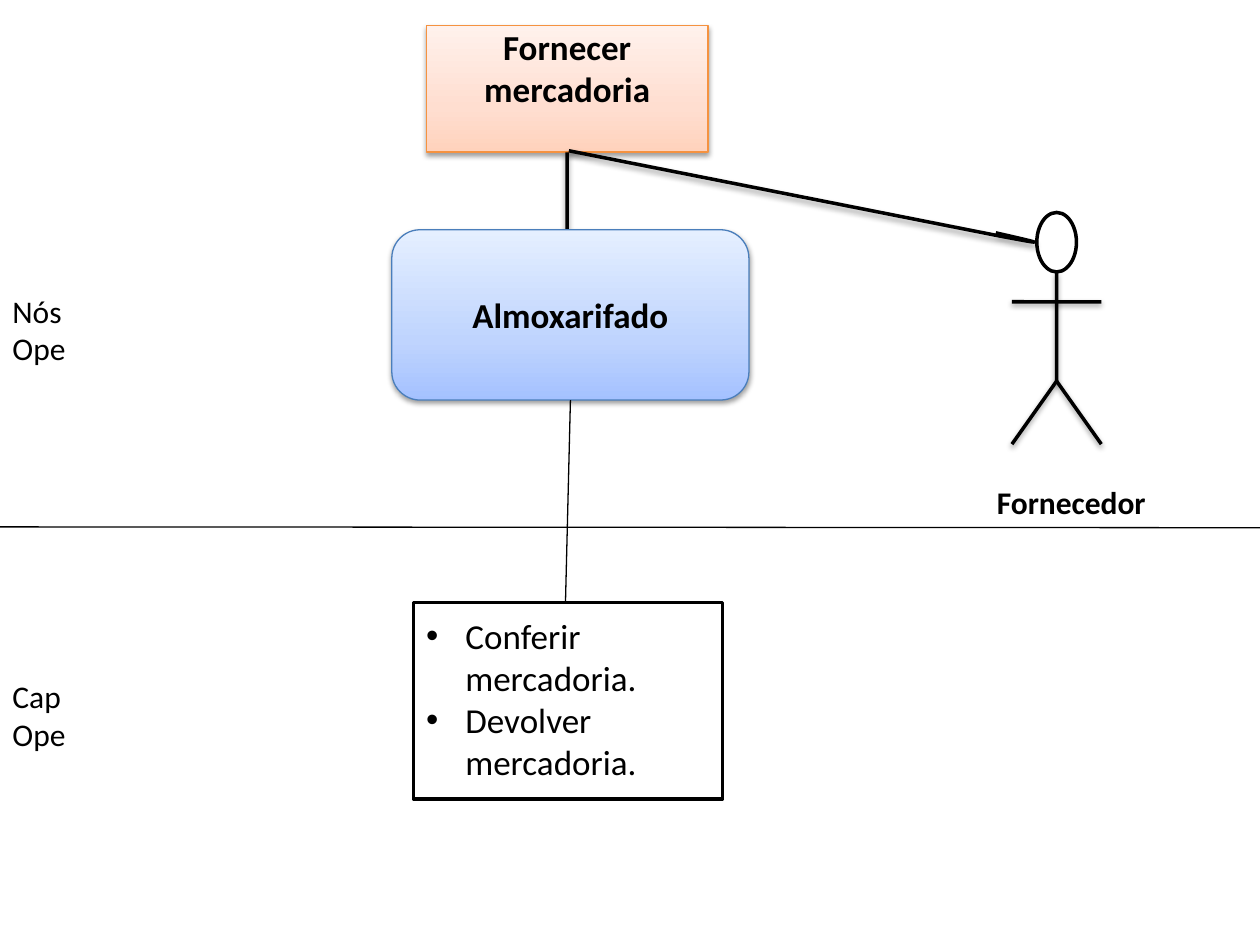
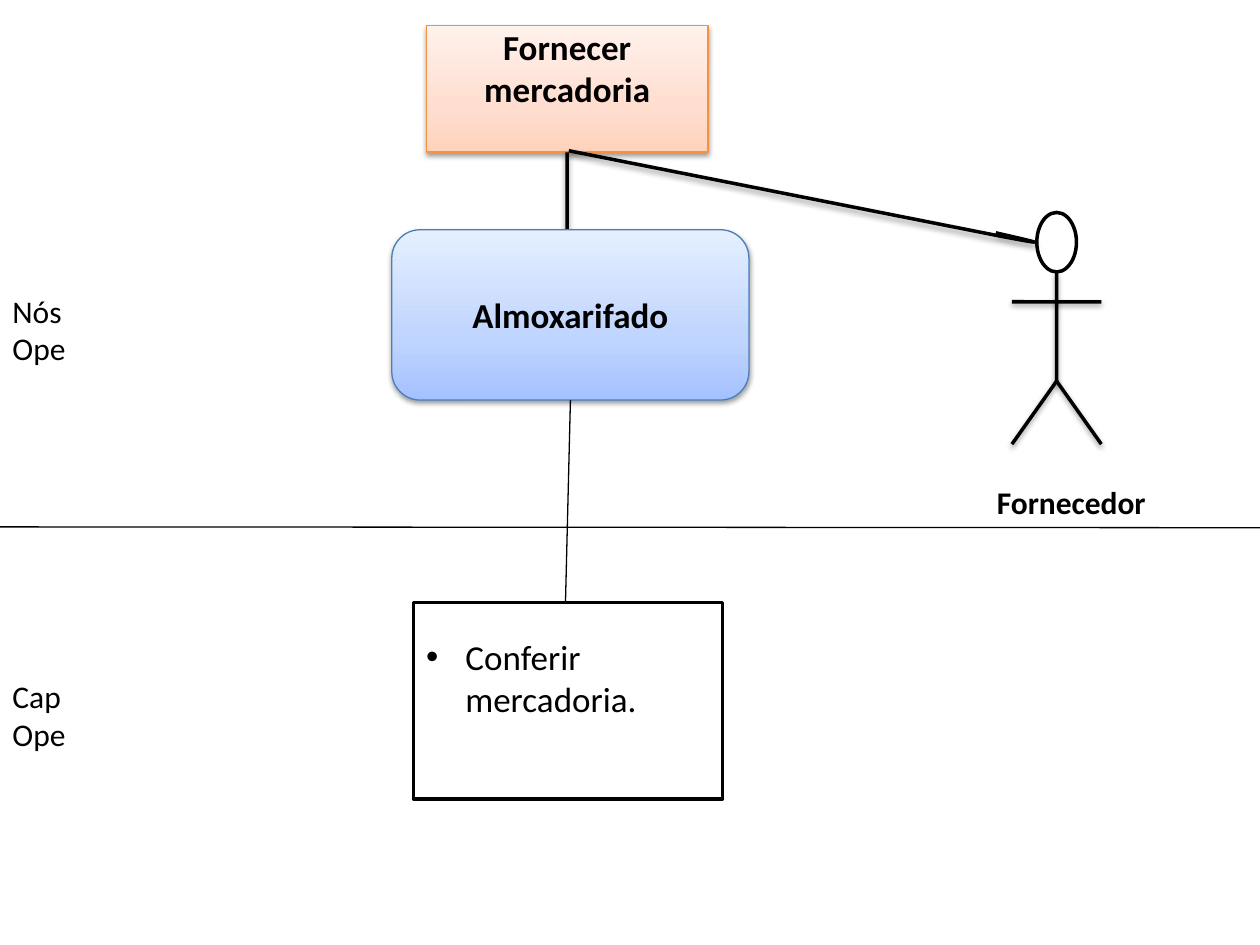
Before and after one commit to thiagobrunoalexandre/Oficina-de-Projeto-de-Empresa-1, a slide deck: slide 2 of Artefatos/15. Arquitetura de Negócio para cada Cenário.pptx. Drawn at 1260x945 pixels with LibreOffice and Linux fonts; fonts in the diff are those of the drawing. Boxes give left, top, right and bottom in pixels: in the first picture for what was removed or moved away, otherwise in the second. Text is boxed around its words. In the diff, an @@ line names an element or a change of style, - is before the commit and + after.

```diff
--- a/Artefatos/15. Arquitetura de Negócio para cada Cenário.pptx
+++ b/Artefatos/15. Arquitetura de Negócio para cada Cenário.pptx
@@ text in rectangle at [465,708,636,776]: paragraph removed @@
-• Devolver mercadoria.
```
Also in this commit, not shown: 1 other slide changed.
